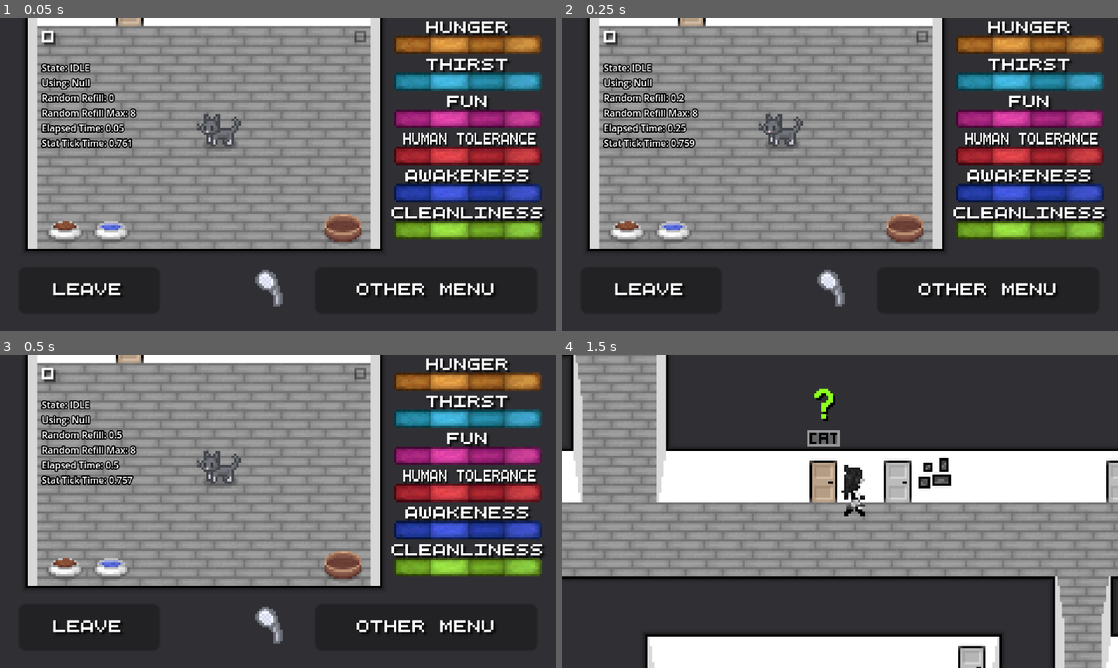
Above: before the commit, frames 1-4 (two rows, left to right).
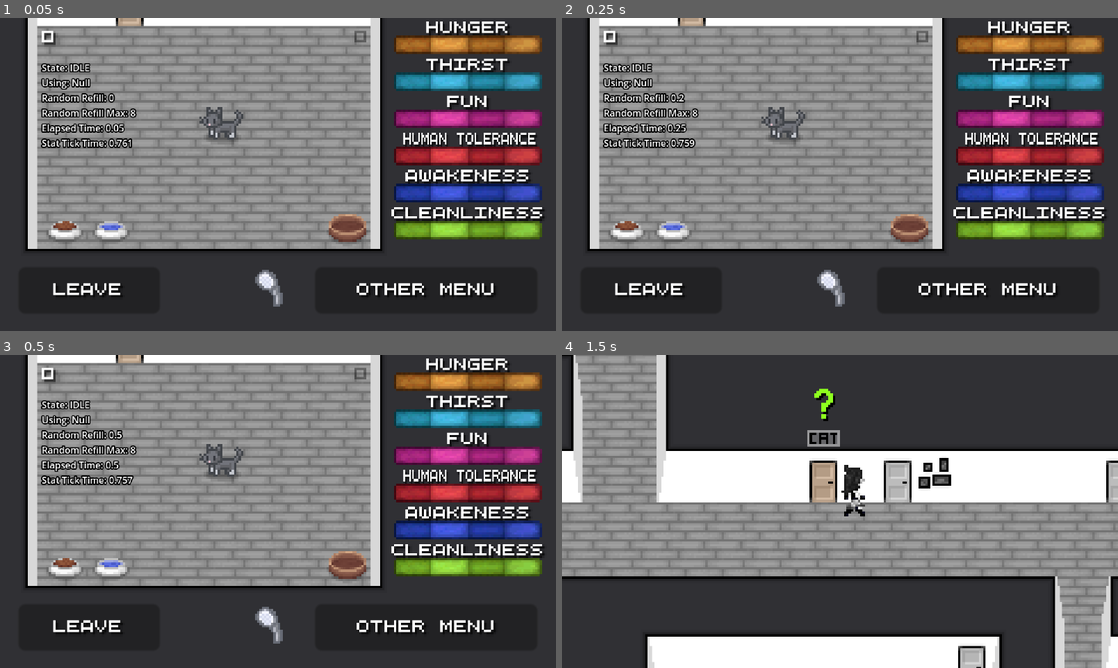
Above: after the commit, the same moments.

Repository: Theooolone/m-game
Game: Godot game, scene res://scenes/catsim/cat_sim.tscn
Same seed, same stepped clock (60 frames per second), same inputs: the game is played once before the commit and once after it. This scene is started directly instead of the project's main scene.
Inputs (mouse positions are in pixels of both pictures, inside the frame that each line leads up to):
- Up to frame 1 (0.05 s): no input
- Up to frame 2 (0.25 s): no input
- Up to frame 3 (0.5 s): no input
- Up to frame 4 (1.5 s): click "Leave" at 0.5 s; tap Enter at 1.25 s; move the mouse to (962, 495) at 1.27 s; hold Right (right) from 1.28 s (still down); click (962, 495) at 1.35 s

The runs differ from the first frame. In frame 1, 0.9% of the frame differs, in the area x 35-66%, y 28-73%; in frame 2, 0.9%; in frame 3, 0.9%; in frame 4, nothing differs.

Commit message:
Updated Cat Minigame
- Added Y sort to cat and objects
- Easy to use function to abort actions
- Can run custom function on abort
- Bed logic changed

Diff:
--- a/scenes/catsim/cat.tscn
+++ b/scenes/catsim/cat.tscn
@@ -18,6 +18,7 @@
 
 [node name="Cat" type="AnimatedSprite2D"]
 sprite_frames = SubResource("SpriteFrames_506l2")
+offset = Vector2(0, -6)
 
 [node name="Button" type="Button" parent="."]
 modulate = Color(1, 1, 1, 0)
@@ -25,13 +26,14 @@
 anchor_right = 1.0
 anchor_bottom = 1.0
 offset_left = -7.0
-offset_top = -5.0
+offset_top = -9.0
 offset_right = -18.0
-offset_bottom = -19.0
+offset_bottom = -23.0
 grow_horizontal = 2
 grow_vertical = 2
 
 [node name="ShowerDetection" type="Area2D" parent="."]
 
 [node name="CollisionShape2D" type="CollisionShape2D" parent="ShowerDetection"]
+position = Vector2(0, -4)
 shape = SubResource("CircleShape2D_nim6d")
--- a/scenes/catsim/cat_sim.tscn
+++ b/scenes/catsim/cat_sim.tscn
@@ -193,9 +193,11 @@
 outline_color = Color(0, 0, 0, 1)
 
 [node name="CatSim" type="Node2D"]
+y_sort_enabled = true
 script = ExtResource("1_jus8a")
 
 [node name="TileMap" type="TileMap" parent="."]
+z_index = -10
 position = Vector2(8, 0)
 tile_set = ExtResource("2_yp0iu")
 format = 2
@@ -207,17 +209,26 @@
 zoom = Vector2(8, 8)
 
 [node name="Food" parent="." instance=ExtResource("4_t11mk")]
-position = Vector2(-92, 24)
+position = Vector2(-92, 26)
 texture = ExtResource("4_ksyhg")
+offset = Vector2(0, -2)
+
+[node name="Target" type="Marker2D" parent="Food"]
+position = Vector2(0, -4)
 
 [node name="Water" parent="." instance=ExtResource("4_t11mk")]
-position = Vector2(-72, 24)
+position = Vector2(-72, 26)
 texture = ExtResource("5_l5bcd")
+offset = Vector2(0, -2)
+
+[node name="Target" type="Marker2D" parent="Water"]
+position = Vector2(0, -4)
 
 [node name="Bed" type="AnimatedSprite2D" parent="."]
-position = Vector2(28, 23)
+position = Vector2(30, 24)
 sprite_frames = SubResource("SpriteFrames_asxy8")
 animation = &"empty"
+offset = Vector2(0, -1)
 
 [node name="Button" type="Button" parent="Bed"]
 modulate = Color(1, 1, 1, 0)
@@ -225,9 +236,13 @@
 offset_top = -8.0
 offset_right = 8.0
 offset_bottom = 8.0
+metadata/_edit_lock_ = true
+
+[node name="Target" type="Marker2D" parent="Bed"]
+position = Vector2(0, -5)
 
 [node name="Cat" parent="." instance=ExtResource("13_yrtix")]
-position = Vector2(-25, -19)
+position = Vector2(-24, -16)
 
 [node name="StatTickTimer" type="Timer" parent="."]
 autostart = true
@@ -256,6 +271,7 @@
 one_shot = true
 
 [node name="Hunger" parent="." instance=ExtResource("4_kofum")]
+z_index = 10
 material = SubResource("ShaderMaterial_8seon")
 offset_left = 50.0
 offset_top = -60.0
@@ -263,6 +279,7 @@
 offset_bottom = -52.0
 
 [node name="Thirst" parent="." instance=ExtResource("4_kofum")]
+z_index = 10
 material = SubResource("ShaderMaterial_k78kn")
 offset_left = 50.0
 offset_top = -44.0
@@ -270,6 +287,7 @@
 offset_bottom = -36.0
 
 [node name="Fun" parent="." instance=ExtResource("4_kofum")]
+z_index = 10
 material = SubResource("ShaderMaterial_i57ft")
 offset_left = 50.0
 offset_top = -28.0
@@ -277,6 +295,7 @@
 offset_bottom = -20.0
 
 [node name="Human Tolerance" parent="." instance=ExtResource("4_kofum")]
+z_index = 10
 offset_left = 50.0
 offset_top = -12.0
 offset_right = 114.0
@@ -288,6 +307,7 @@
 scale = Vector2(0.64, 1)
 
 [node name="Awakeness" parent="." instance=ExtResource("4_kofum")]
+z_index = 10
 material = SubResource("ShaderMaterial_3ssys")
 offset_left = 50.0
 offset_top = 4.0
@@ -295,6 +315,7 @@
 offset_bottom = 12.0
 
 [node name="Cleanliness" parent="." instance=ExtResource("4_kofum")]
+z_index = 10
 material = SubResource("ShaderMaterial_cedye")
 offset_left = 50.0
 offset_top = 20.0
@@ -305,7 +326,7 @@
 position = Vector2(-86, -39)
 
 [node name="MaxIdleRange" type="Marker2D" parent="."]
-position = Vector2(23, 9)
+position = Vector2(23, 3)
 
 [node name="Meow" type="AudioStreamPlayer2D" parent="."]
 stream = SubResource("AudioStreamRandomizer_xqdvd")
@@ -314,6 +335,7 @@
 bus = &"Ambient"
 
 [node name="LeaveButton" type="Button" parent="."]
+z_index = 10
 offset_left = -112.0
 offset_top = 40.0
 offset_right = -51.0
@@ -333,6 +355,7 @@
 metadata/_edit_lock_ = true
 
 [node name="OtherMenuButton" type="Button" parent="."]
+z_index = 10
 offset_left = 16.0
 offset_top = 40.0
 offset_right = 112.0
@@ -402,9 +425,11 @@
 texture = ExtResource("14_fl870")
 
 [node name="ShowerHead" parent="." instance=ExtResource("14_4kprh")]
+z_index = 1
 position = Vector2(0, 52)
 
 [node name="Score" type="Label" parent="."]
+z_index = 10
 offset_left = -102.0
 offset_top = -63.0
 offset_right = -56.0
@@ -413,6 +438,7 @@
 label_settings = ExtResource("10_qs8rk")
 
 [node name="Highscore" type="Label" parent="."]
+z_index = -1
 offset_left = -7.0
 offset_top = -63.0
 offset_right = 39.0
@@ -423,6 +449,7 @@
 
 [node name="Debug" type="Label" parent="."]
 visible = false
+z_index = 10
 offset_left = -102.0
 offset_top = -49.0
 offset_right = -52.0
--- a/scripts/Cat.gd
+++ b/scripts/Cat.gd
@@ -13,6 +13,7 @@
 		object_node = null, # Object cat goes to (if applicable)
 		start_use_func = null, # When cat starts using object
 		end_use_func = null, # When cat stops using object
+		abort_func = null, # When cat prematurely kicked out of using object
 		click_func = null, # When object clicked
 		start_value: int = 64,
 		use_time: float = 1.5, # Time it takes for cat to use object
@@ -26,6 +27,7 @@
 	stats[statname]["useable"] = useable
 	stats[statname]["start_use_func"] = start_use_func
 	stats[statname]["end_use_func"] = end_use_func
+	stats[statname]["abort_func"] = abort_func
 	if object_node and click_func:
 		object_node.get_node("Button").button_down.connect(click_func)
 	update_bar(statname)
@@ -123,6 +125,17 @@
 	else:
 		cat_speed = cat_speed_base
 
+func abort_object(reset_random_refill: bool = true):
+	if not stat_goal:
+		return
+	if stats[stat_goal]["abort_func"]:
+		stats[stat_goal]["abort_func"].call()
+	change_state(State.IDLE)
+	use_duration_timer_node.stop()
+	stat_goal = null
+	if reset_random_refill:
+		random_refill_timer_node.start()
+
 var sleeping = false
 
 var stat_goal
@@ -202,10 +215,9 @@
 	if area2D.name == "ShowerHeadHitbox":
 		shower_tick_timer.start()
 		getting_showered = true
+		shower_cooldown_timer.stop()
+		abort_object(false)
 		change_state(State.RUNNING)
-		shower_cooldown_timer.stop()
-		use_duration_timer_node.stop()
-		stat_goal = null
 
 func _on_shower_detection_area_exited(area2D):
 	if area2D.name == "ShowerHeadHitbox":
@@ -227,8 +239,18 @@
 @onready var use_duration_timer_node = $UseDurationTimer
 
 func walking_process(delta):
+
+	var object_node: Node2D  = get_obj_node(stat_goal)
+	var target_node: Node2D = object_node.get_node_or_null("Target")
+	var goal_position: Vector2
+
+	if target_node:
+		goal_position = target_node.global_position
+	else:
+		goal_position = object_node.global_position
+
 	# Returns true when at destination
-	if move_towards(get_obj_node(stat_goal).position, delta):
+	if move_towards(goal_position, delta):
 		use_duration_timer_node.start(stats[stat_goal]["use_time"])
 		if stats[stat_goal]["start_use_func"]:
 			stats[stat_goal]["start_use_func"].call()
@@ -297,11 +319,11 @@
 
 	msec_start = Time.get_ticks_msec()
 
-	new_stat("hunger", $Hunger, $Food, start_eat, eat, fill_food_bowl, 64, 3)
-	new_stat("thirst", $Thirst, $Water, null, drink, fill_water_bowl)
+	new_stat("hunger", $Hunger, $Food, start_eat, eat, null, fill_food_bowl, 64, 3)
+	new_stat("thirst", $Thirst, $Water, null, drink, null, fill_water_bowl)
 	new_stat("fun", $Fun)
 	new_stat("human_tolerance", $"Human Tolerance")
-	new_stat("awakeness", $Awakeness, bed_node, sleep_start, sleep, null, 64, 10)
+	new_stat("awakeness", $Awakeness, bed_node, sleep_start, sleep_end, sleep_abort, on_bed_clicked, 64, 10)
 	new_stat("cleanliness", $Cleanliness)
 
 	highscore_text_node.text = str(10*Global.get_config_value("cat_sim", "highscore", 0))
@@ -332,17 +354,32 @@
 	change_value("thirst", 8)
 	set_useable("thirst", false)
 
+
 func sleep_start():
 	sleeping = true
 	cat_node.hide()
 	bed_node.play("sleeping")
 
-func sleep():
+
+func sleep_end():
 	set_value("awakeness", 64)
+	sleep_abort()
+
+
+func sleep_abort():
+	meow_node.play()
 	sleeping = false
-	change_value("human_tolerance", 12)
+	change_value("human_tolerance", -12)
 	cat_node.show()
 	bed_node.play("empty")
+
+
+func on_bed_clicked():
+	if sleeping:
+		meow_node.play()
+		change_value("human_tolerance", -12)
+		abort_object()
+		return
 
 
 func fill_food_bowl():
@@ -363,6 +400,7 @@
 # As chaotic as possible while still being fair if you know what you're doing
 func pet():
 	meow_node.play()
+
 	if get_value("human_tolerance") >= 48:
 		change_value("fun", 8)
 	elif get_value("human_tolerance") < 32:
@@ -375,7 +413,8 @@
 
 # Random meowing
 func _on_meow_timer_timeout():
-	meow_node.play()
+	if not sleeping:
+		meow_node.play()
 	meow_timer_node.start(randf_range(10,25))
 
 
